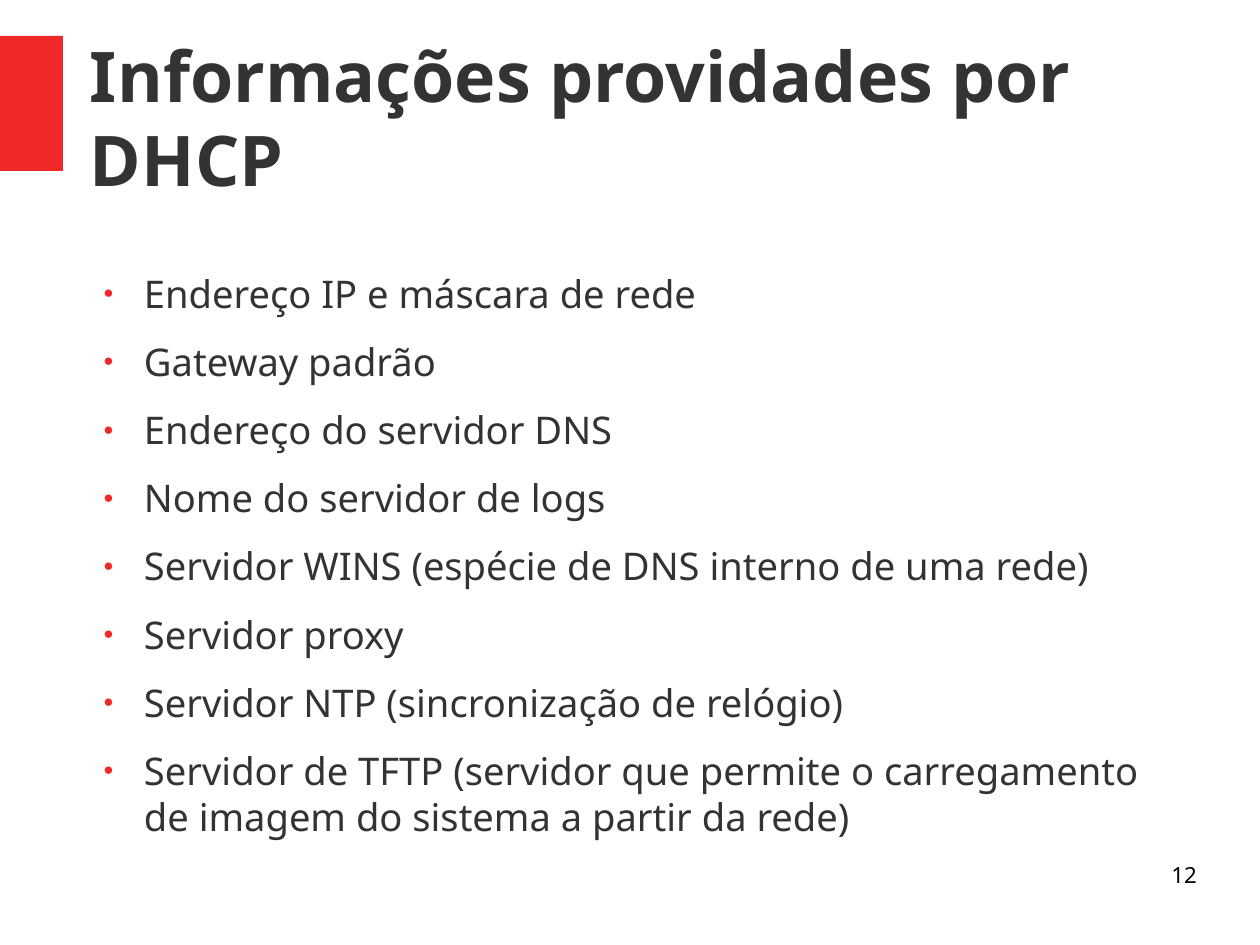
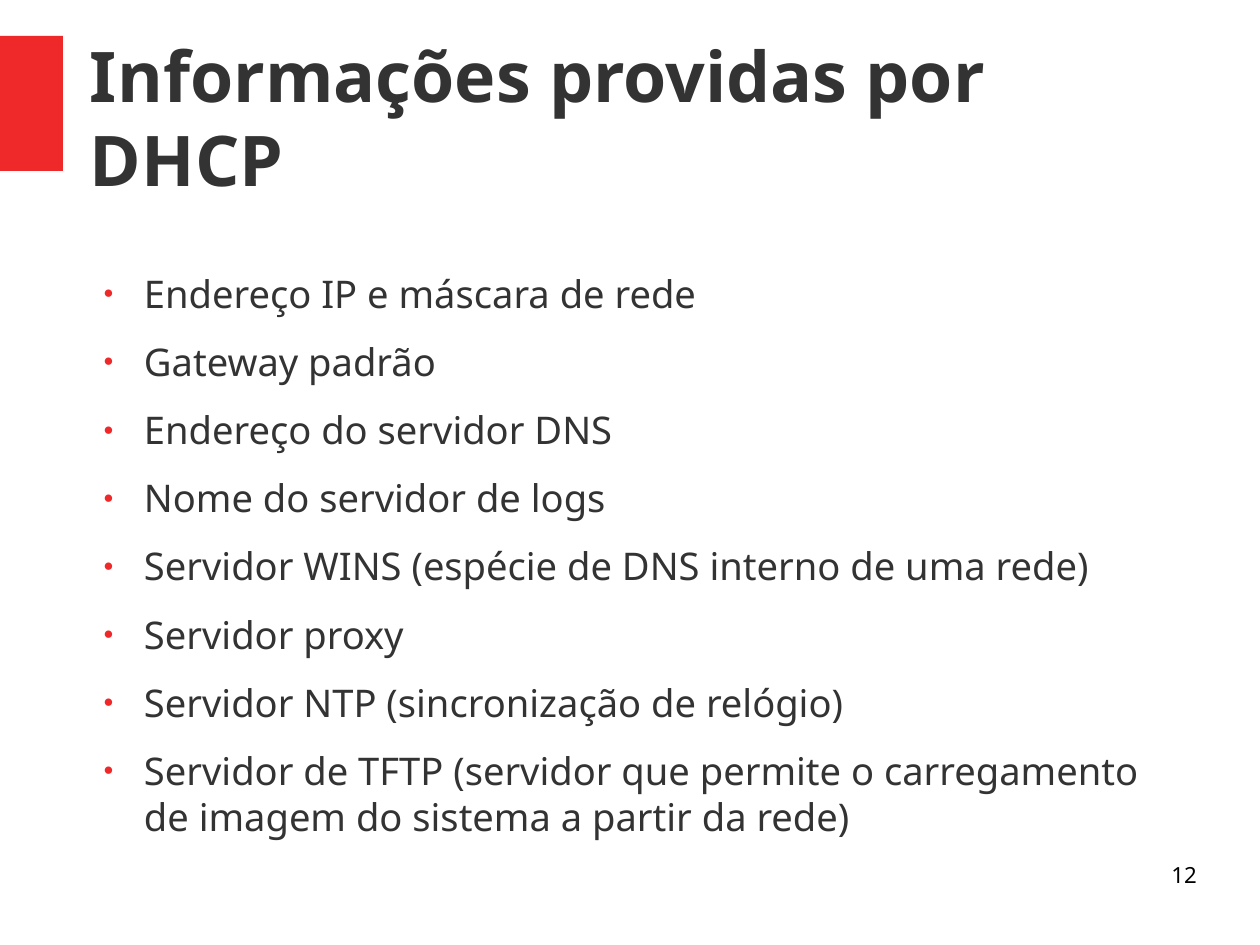
Before and after one commit to viniciusalveshax/aulas, a slide deck: slide 12 of adm-seg-redes/07-dhcp/07-dhcp.odp. Drawn at 1260x945 pixels with LibreOffice and Linux fonts; fonts in the diff are those of the drawing. Boxes give left, top, right and bottom in pixels: in the first picture for what was removed or moved away, otherwise in the second. Text is boxed around its words. In the diff, an @@ line names an element or a change of style, - is before the commit and + after.

Commit message:
Modificações menores na aula sobre dhcp

```diff
--- a/adm-seg-redes/07-dhcp/07-dhcp.odp
+++ b/adm-seg-redes/07-dhcp/07-dhcp.odp
@@ title at box(90, 48, 985, 187): text changed @@
-Informações providades por DHCP
+Informações providas por DHCP
```
Also in this commit, not shown: 3 other slides changed, 1 other file.
